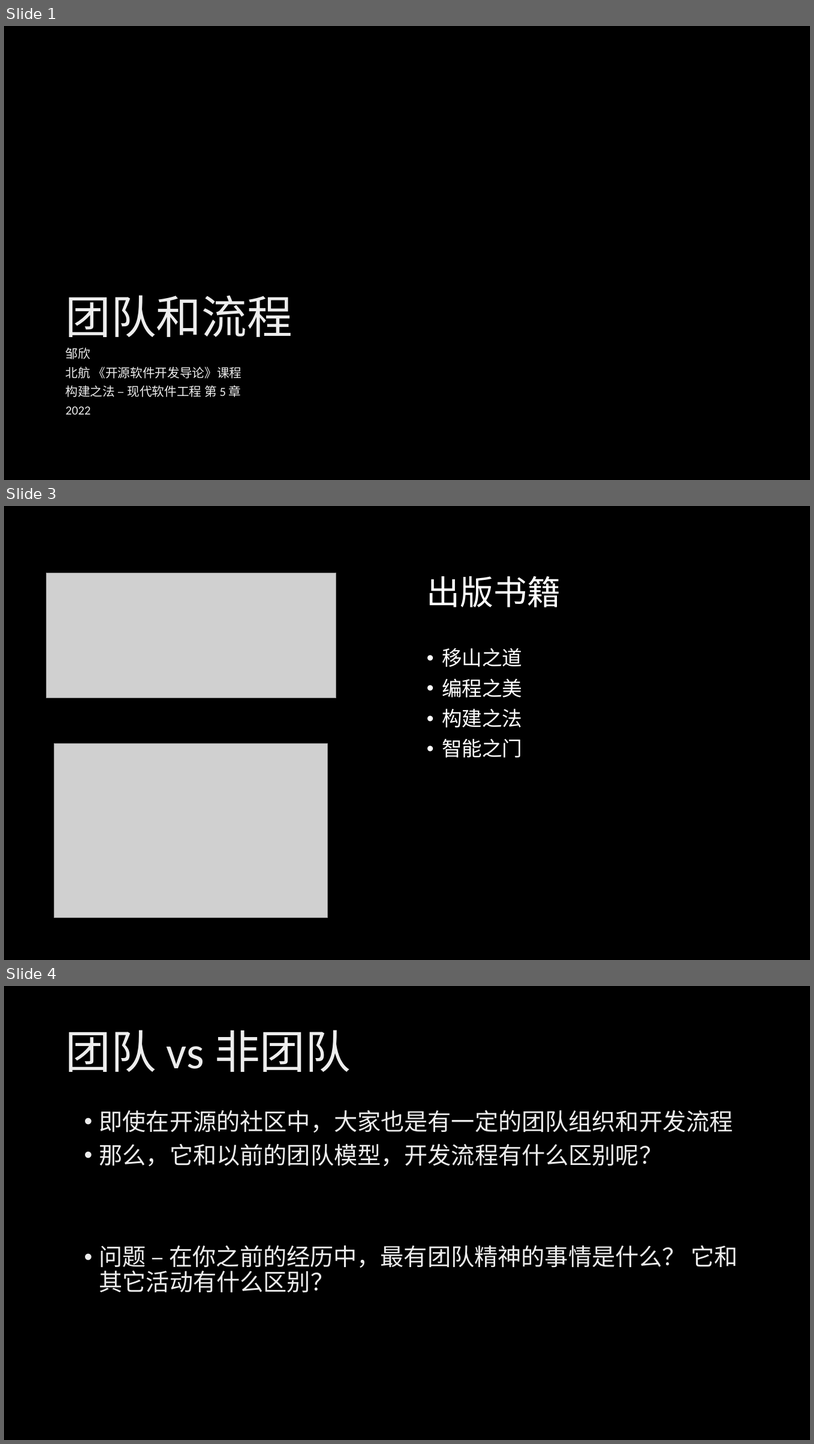
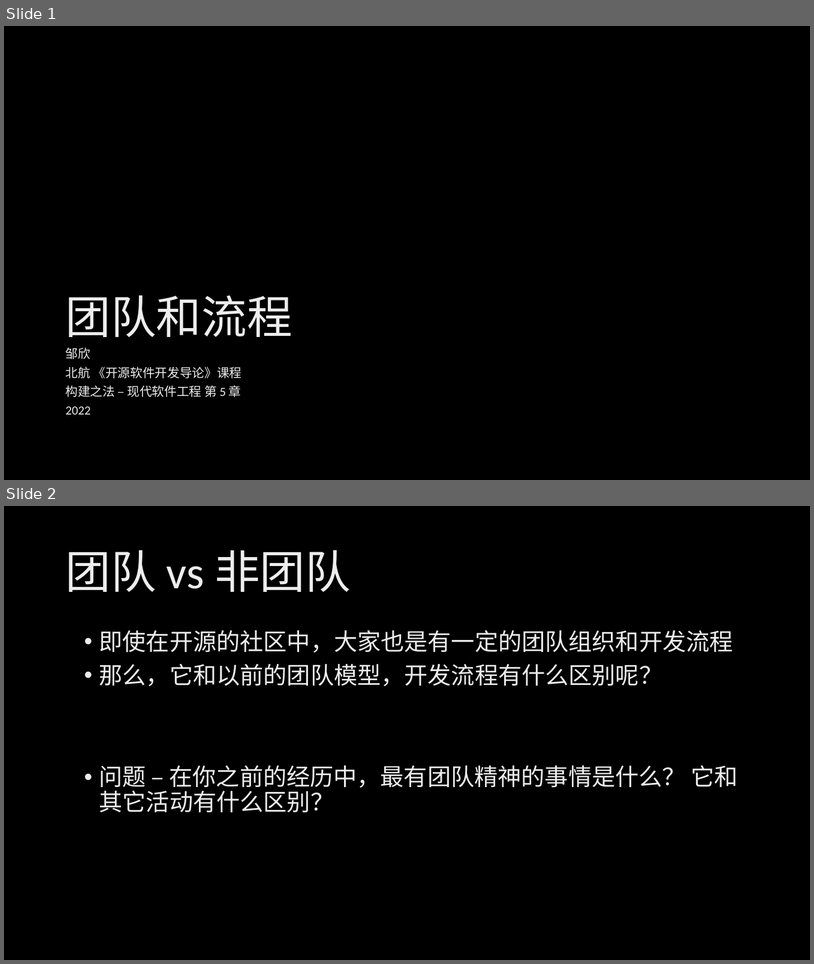
Before and after one commit to xinase/ASE, a slide deck: chapter05/ASE_5_Team_and_Process.pptx. Shown one above the other, each under a label of ours: slides 1, 3 and 4 before the commit, slides 1 and 2 after it; the slides between them are not shown. The pictures are 814x1444 and 814x964 pixels, drawn with LibreOffice and Linux fonts; fonts in the diff are those of the drawing; grey boxes stand for pictures; background and template pictures are left out. Boxes give left, top, right and bottom in pixels: in the first picture for what was removed or moved away, otherwise in the second. Text is boxed around its words. In the diff, an @@ line names an element or a change of style, - is before the commit and + after.

```diff
--- a/chapter05/ASE_5_Team_and_Process.pptx
+++ b/chapter05/ASE_5_Team_and_Process.pptx
@@ slide 3 removed at (x1=4, y1=506, x2=810, y2=960), background picture (left out) @@
@@ picture removed at (x1=47, y1=573, x2=336, y2=698) @@
@@ title removed at (x1=427, y1=576, x2=561, y2=607) @@
-出版书籍
@@ text removed at (x1=442, y1=648, x2=522, y2=757) @@
-• 移山之道
-• 编程之美
-• 构建之法
-• 智能之门
@@ picture removed at (x1=54, y1=744, x2=327, y2=918) @@
@@ what was slide 4 is now slide 2 @@
```
Also in this commit, not shown: 2 slides changed, 2 other slides removed, 29 other files.
